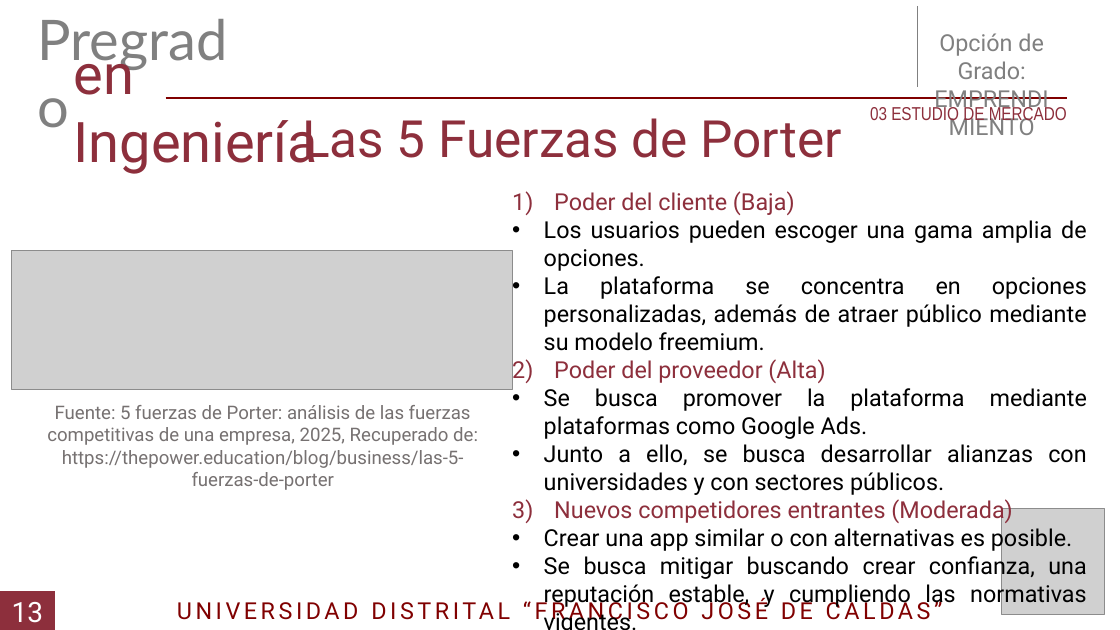
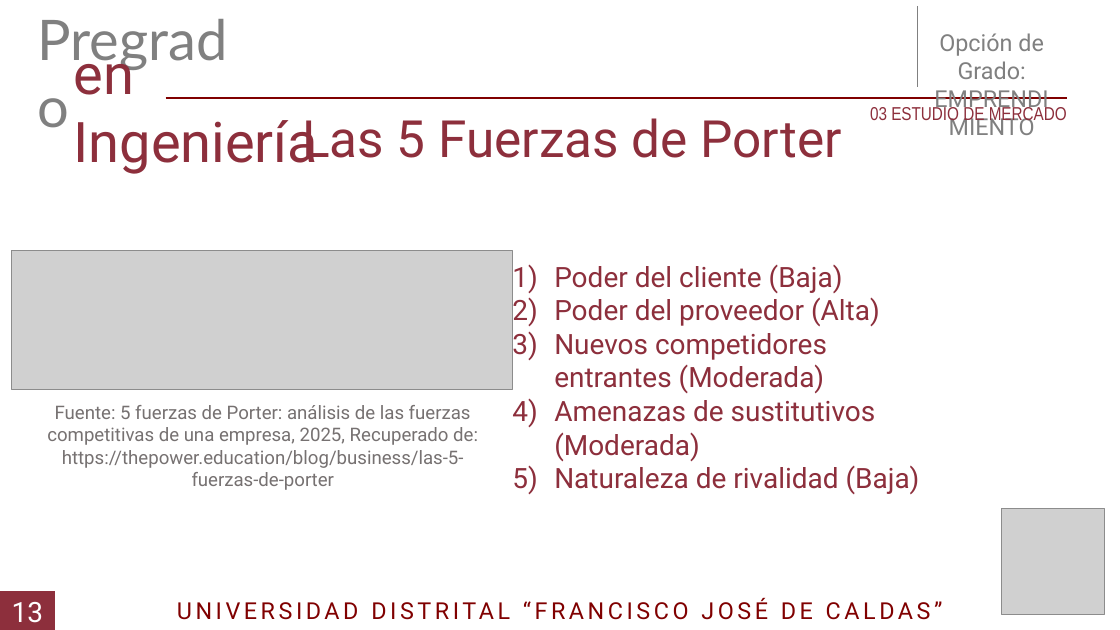
Before and after one commit to DLRin/anteproyecto, a slide deck: slide 14 of Presentacion/Presentacion.pptx. Drawn at 1120x630 pixels with LibreOffice and Linux fonts; fonts in the diff are those of the drawing; grey boxes stand for pictures. Boxes give left, top, right and bottom in pixels: in the first picture for what was removed or moved away, otherwise in the second. Text is boxed around its words. In the diff, an @@ line names an element or a change of style, - is before the commit and + after.

```diff
--- a/Presentacion/Presentacion.pptx
+++ b/Presentacion/Presentacion.pptx
@@ text at bbox=[544, 220, 1087, 351]: paragraphs removed @@
-• Los usuarios pueden escoger una gama amplia de opciones.
-• La plataforma se concentra en opciones personalizadas, además de atraer público mediante su modelo freemium.
@@ text "Poder del cliente (Baja)": place and size @@
-text "Poder del cliente (Baja)" at bbox=[544, 191, 1087, 609]
+text "Poder del cliente (Baja)" at bbox=[554, 265, 920, 494]
@@ text at bbox=[554, 265, 880, 393]: size 20 to 24 pt in "Poder del cliente (Baja)", "Poder del proveedor (Alta)", "Nuevos competidores entrantes (Moderada)"; alignment justified to left @@
@@ text at bbox=[544, 388, 1087, 495]: paragraphs removed @@
-• Se busca promover la plataforma mediante plataformas como Google Ads.
-• Junto a ello, se busca desarrollar alianzas con universidades y con sectores públicos.
@@ text at bbox=[554, 400, 920, 494]: text changed; size 20 to 24 pt; text colour #000000 to #8D2F3C @@
-• Crear una app similar o con alternativas es posible.
-• Se busca mitigar buscando crear confianza, una reputación estable, y cumpliendo las normativas vigentes.
+4) Amenazas de sustitutivos (Moderada)
+5) Naturaleza de rivalidad (Baja)
```
Also in this commit, not shown: 29 other slides changed, 1 slide removed, 1 other file.
